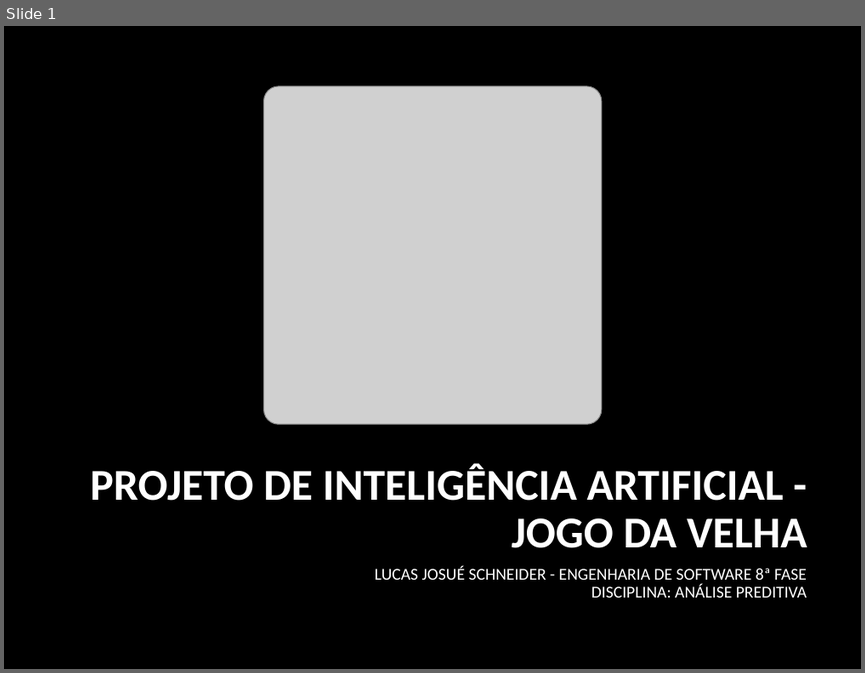
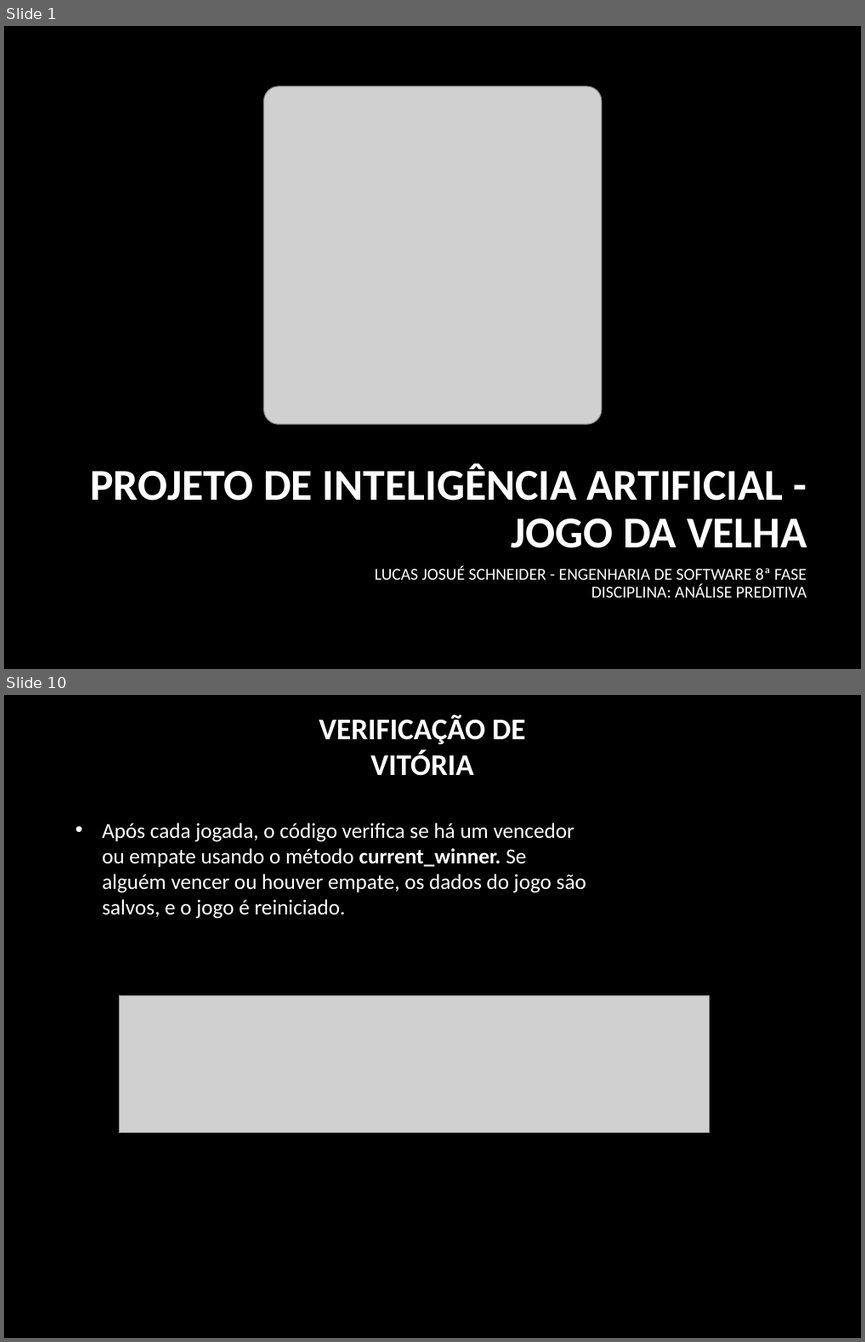
Before and after one commit to lucas521241/N1_VANESSA_8, a slide deck: data/Jogo_da_Velha_IA_Lucas.pptx. Shown one above the other, each under a label of ours: slide 1 before the commit, slides 1 and 10 after it; the slides between them are not shown. The pictures are 865x673 and 865x1342 pixels, drawn with LibreOffice and Linux fonts; fonts in the diff are those of the drawing; grey boxes stand for pictures; background and template pictures are left out. Boxes give left, top, right and bottom in pixels: in the first picture for what was removed or moved away, otherwise in the second. Text is boxed around its words. In the diff, an @@ line names an element or a change of style, - is before the commit and + after.

```diff
--- a/data/Jogo_da_Velha_IA_Lucas.pptx
+++ b/data/Jogo_da_Velha_IA_Lucas.pptx
@@ slide 10 added at box(4, 695, 861, 1338), background picture (left out) @@
@@ title added at box(318, 715, 525, 776), 25.2 pt, text #FFFFFF, bold @@
+VERIFICAÇÃO DE VITÓRIA
@@ text added at box(102, 823, 586, 919), 18 pt, text #FFFFFF @@
+• Após cada jogada, o código verifica se há um vencedor ou empate usando o método current_winner. Se alguém vencer ou houver empate, os dados do jogo são salvos, e o jogo é reiniciado.
@@ picture added at box(119, 995, 710, 1132) @@
```
Also in this commit, not shown: 5 slides changed, 7 other slides added, 1 slide removed, 4 other files.
